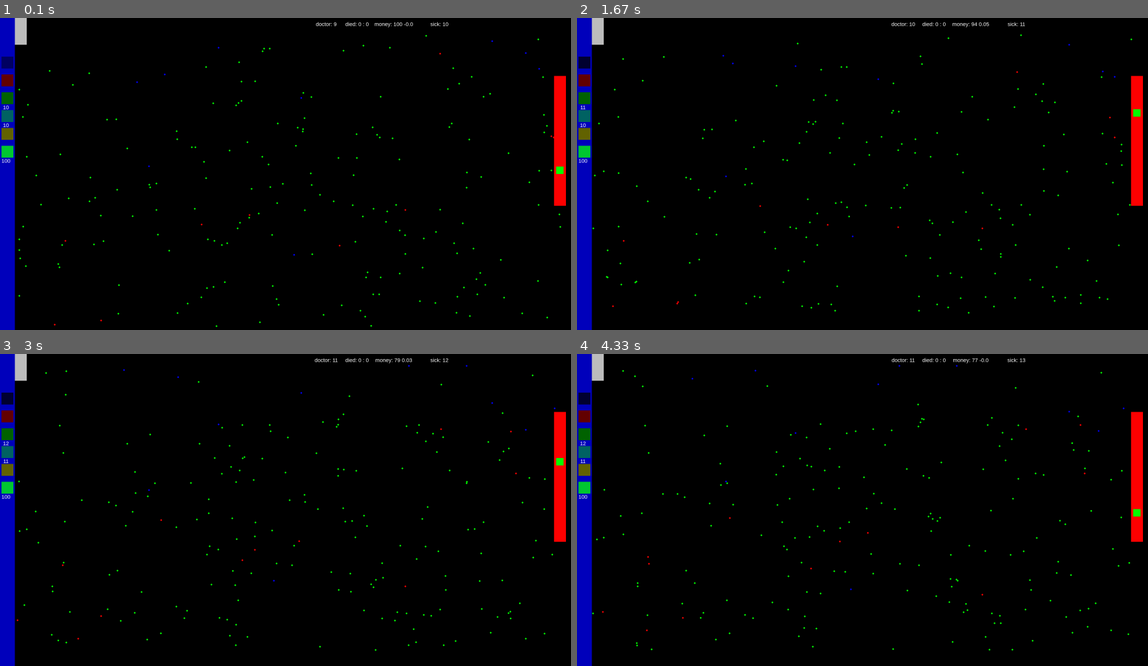
Above: before the commit, frames 1-4 (two rows, left to right).
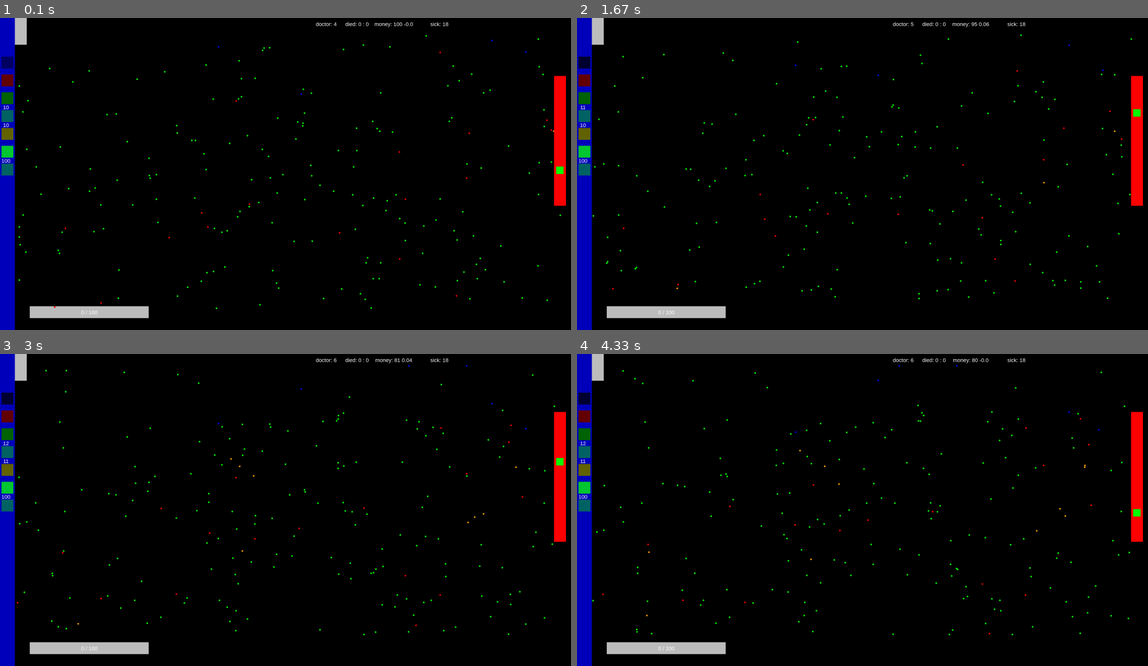
Above: after the commit, the same moments.

Repository: fleron19/PygameProject
Game: pygame game, started from main.py
Two runs of this game, one before a commit and one after it. Both use one fixed random seed, a clock stepped at 60 frames per second and the inputs below.
Inputs (mouse positions are in pixels of both pictures, inside the frame that each line leads up to):
- Up to frame 1 (0.1 s): no input
- Up to frame 2 (1.67 s): click "money: 100 -0.0" at 0.38 s; press the mouse at (1136, 170) at 0.7 s; move the mouse to (931, 139) at 0.8 s; release the mouse at (725, 111) at 0.93 s; press the mouse at (582, 61) at 1.03 s; move the mouse to (662, 92) at 1.13 s; release the mouse at (742, 124) at 1.27 s; press the mouse at (582, 99) at 1.37 s; move the mouse to (714, 192) at 1.47 s; release the mouse at (851, 286) at 1.6 s
- Up to frame 3 (3 s): press the mouse at (5, 435) at 1.7 s; move the mouse to (39, 466) at 1.8 s; release the mouse at (74, 500) at 1.93 s; press the mouse at (5, 450) at 2.03 s; move the mouse to (165, 541) at 2.13 s; release the mouse at (325, 628) at 2.27 s; press the mouse at (559, 447) at 2.37 s; move the mouse to (382, 453) at 2.47 s; release the mouse at (211, 460) at 2.6 s; press the mouse at (5, 488) at 2.7 s; move the mouse to (171, 475) at 2.8 s; release the mouse at (342, 466) at 2.93 s
- Up to frame 4 (4.33 s): press the mouse at (1136, 460) at 3.03 s; move the mouse to (913, 488) at 3.13 s; release the mouse at (691, 513) at 3.27 s; press the mouse at (582, 506) at 3.37 s; move the mouse to (754, 519) at 3.47 s; release the mouse at (931, 538) at 3.6 s; press the mouse at (582, 416) at 3.7 s; move the mouse to (691, 510) at 3.8 s; release the mouse at (799, 600) at 3.93 s; press the mouse at (1136, 460) at 4.03 s; move the mouse to (1028, 481) at 4.13 s; release the mouse at (919, 506) at 4.27 s

The runs differ from the first frame. In frame 1, 1.7% of the frame differs, in the area x 0-99%, y 1-100%; in frame 2, 1.8%, in the area x 0-98%, y 1-97%; in frame 3, 1.8%; in frame 4, 1.8%.

Commit message:
Добавлены звуки на кнопки, добавлена вакцина, добавлен иммунитет 3 после выздровления и вечный иммунитет после вакцины, добавлен рестарт игры при смерти 100 и более людей, исправлен баг с тем что люди спавнятся снизу экрана

Diff:
--- a/main.py
+++ b/main.py
@@ -3,7 +3,12 @@
 
 import pygame
 
+pygame.init()
+
 font_name = pygame.font.match_font('arial')
+
+button_sound = pygame.mixer.Sound('button_sound.mp3')
+error = pygame.mixer.Sound('error.mp3')
 
 
 def check_click(pos, lis):
@@ -13,12 +18,14 @@
 
 
 class virus():
-    def __init__(self, name, mortality, contagious, term, zona):
+    def __init__(self, name, mortality, contagious, term, zona, period, time_vac):
         self.name = name  # название вируса
         self.mortality = mortality  # летальность
         self.contagious = 100 / contagious  # заразность, шанс заражения
         self.term = term  # срок, после которого человек сам выздоравливает
         self.zona = zona  # зона вокруг заболевшего, в которой заражаются люди
+        self.period = period
+        self.time_vac = time_vac
 
 
 def draw_text(surf, text, size, x, y):
@@ -42,11 +49,14 @@
     def __init__(self, name, color=False, vel=False, pas=0):
         global v
         self.coord = [randrange(radius + 50, width - radius),
-                      randrange(radius + 50, height - radius)]  # задаём случайные начальные координаты
+                      randrange(radius + 50, height - radius - 60)]  # задаём случайные начальные координаты
         self.direction = 0
         self.rand_dir()  # задаём направление
         self.velocity = 0
         self.pas = pas
+        self.per = 0
+        self.vaccine = 0
+        self.time_vaccine = virus.time_vac + 1
         if pas == 3:
             self.coord[0] = 2300
             self.coord[1] = 50
@@ -55,11 +65,11 @@
         else:
             self.velocity = vel
         if not color:
-            a = randrange(20)
+            a = randrange(100)
             self.color = "GREEN"
-            if a == 1:
+            if 0 <= a <= 9:
                 self.color = "RED"
-            if a == 2:
+            if 11 <= a <= 13:
                 self.color = "BLUE"
         else:
             self.color = color
@@ -86,6 +96,10 @@
                     self.color = "RED"
                 if a == 2:
                     self.color = "BLUE"
+            self.per = 0
+            self.vaccine = 0
+            self.time_vaccine = virus.time_vac + 1
+            self.count = 0
             self.passenger = 3
 
         if self.passenger == 1:
@@ -108,13 +122,14 @@
                 self.direction[0] = -1
             if self.coord[1] + self.direction[1] * self.velocity / 1000 < radius + 50:
                 self.direction[1] = 1
-            elif self.coord[1] + self.direction[1] * self.velocity / 1000 > height - radius - 50:
+            elif self.coord[1] + self.direction[1] * self.velocity / 1000 > height - radius - 100:
                 self.direction[1] = -1
         self.coord[1] = self.coord[1] + self.direction[1] * self.velocity / 1000
         self.coord[0] = self.coord[0] + self.direction[0] * self.velocity / 1000
         self.renderman()
 
     def check_airport(self):
+        global money
         if airport[0] < self.coord[0] < airport[2] and airport[1] < self.coord[1] < airport[
             3] and self.passenger == 0 and border == 0:
             self.passenger = 1
@@ -122,27 +137,31 @@
                 (airport[1] + airport[3]) // 2 - 2 < self.coord[1] < (
                 airport[1] + airport[3]) // 2 + 2 and border == 0 and self.passenger == 1:
             self.passenger = 2
+            money += 5
 
     def rand_dir(self):  # функция, которая задаёт случайное направление
         self.xd, self.yd = randrange(-1, 2), randrange(-1, 2)
         self.direction = [self.xd, self.yd]
 
     def renderman(self):  # функция отрисовки
+        if self.vaccine == 1:
+            pygame.draw.circle(screen, "YELLOW", (self.coord[0], self.coord[1]), radius + 5, 2)
         pygame.draw.circle(screen, self.color, (self.coord[0], self.coord[1]), radius)
 
 
 if __name__ == '__main__':
-    virus = virus("простой вирус", 0.5, 50, 15, 1)
-    pygame.init()
+    virus = virus("простой вирус", 0.5, 50, 15, 1, 7, 5)
     slpress = False
     radius = 3
     buttons = [[5, 130, 45, 170, (0, 0, 100)], [5, 190, 45, 230, (100, 0, 0)],
                [5, 250, 45, 290, (0, 100, 0)], [5, 310, 45, 350, (0, 100, 100)],
-               [5, 370, 45, 410, (100, 100, 0)], [5, 430, 45, 470, (0, 200, 50)]]  # левый верхний угол, правый нижний
+               [5, 370, 45, 410, (100, 100, 0)], [5, 430, 45, 470, (0, 200, 50)],
+               [5, 490, 45, 530, (0, 200, 200)]]  # левый верхний угол, правый нижний
     more_buttons = [[55, 370, 95, 410, (100, 100, 0)], [55, 430, 95, 470, (100, 100, 0)],
                     [55, 500, 95, 540, (100, 100, 0)], [55, 560, 95, 600, (100, 100, 0)]]
     airport = [10, 0, 90, 90]  # левый верхний угол, правый нижний
     v = 200
+    vaccine_pr = 0
     doctor_vel = 0
     x = 1870
     fl = 0
@@ -164,22 +183,49 @@
     xcd = 0
     ycd = 0
     money = 100
+    clock = pygame.time.Clock()
     size = width, height = 1920, 1050
     screen = pygame.display.set_mode(size)
+    screen.fill((0, 0, 0))
+    pygame.display.update()
     pygame.display.set_caption("игра вирус")
     running = True
-    # img = pygame.image.load('interface.png')
+    people = [person(f"человек_{i}") for i in range(200)]
     h = [0, 0]
     fps = 100
-    screen.fill((0, 0, 0))
-    pygame.display.flip()
-    clock = pygame.time.Clock()
-    people = [person(f"человек_{i}") for i in range(200)]
-    pygame.display.update()
     while running:
+        if died >= 100:
+            v = 200
+            vaccine_pr = 0
+            doctor_vel = 0
+            x = 1870
+            fl = 0
+            border = 0
+            died = 0
+            hosp_set = False
+            open1 = 0
+            mask = 0
+            doctor = 0
+            doctor_vel_price = 10
+            doctor_price = 10
+            hospital_price = 100
+            hospitals = []
+            people = [person(f"человек_{i}") for i in range(200)]
+            sick = 0
+            hx = 0
+            hy = 0
+            money_change = 0
+            y = 500
+            xcd = 0
+            ycd = 0
+            money = 100
         screen.fill((0, 0, 0))
         doctor = 0
         sick = 0
+        if money >= 100 and vaccine_pr < 100:
+            buttons[6][4] = (0, 200, 200)
+        if vaccine_pr >= 100 or money < 100:
+            buttons[6][4] = (0, 100, 100)
         if hosp_set:
             pygame.draw.rect(screen, (0, 50, 100), (hx - 25, hy - 25, 50, 50))
         for event in pygame.event.get():
@@ -193,9 +239,11 @@
                 for q in hospitals:
                     print(str(q.x) + ' ' + str(h[0]))
                     if q.x < h[0] < q.x + q.width and q.y < h[1] < q.y + q.height:
+                        button_sound.play()
                         q.isOn = not q.isOn
                         print(q.isOn)
                 if hosp_set:
+                    button_sound.play()
                     slpress = False
                     hospitals.append(hospital(h[0] - 25, h[1] - 25, 50, 50))
                     hosp_set = False
@@ -208,29 +256,48 @@
                 if press == 0:
                     border = not border
                     buttons[0][4] = (0, 0, 100 - 50 * border)
+                    button_sound.play()
                 elif press == 2:
                     if money >= doctor_price:
+                        button_sound.play()
                         money -= doctor_price
                         people.append(person(f"человек_{len(people) + 1}", vel=v + doctor_vel, color="BLUE", pas=3))
                         doctor_price += 1
+                    else:
+                        error.play()
                 elif press == 3:
-                    if money >= doctor_price:
+                    if money >= doctor_vel_price:
+                        button_sound.play()
                         doctor_vel_price += 1
                         money -= doctor_vel_price
                         doctor_vel += 10
+                    else:
+                        error.play()
 
                 elif press == 5:
                     if money >= hospital_price:
+                        button_sound.play()
                         money -= hospital_price
                         hospital_price += 25
                         hosp_set = True
+                    else:
+                        error.play()
                 elif press == 4:
-                    open1 = (open1 + 1) % 2
+                    button_sound.play()
+                    open1 = not open1
                     buttons[4][4] = (100, 100 - 50 * open1, 0)
+                elif press == 6:
+                    if money >= 100:
+                        button_sound.play()
+                        vaccine_pr += 10
+                        money -= 100
+                    else:
+                        error.play()
                 if open1 == 1:
                     more_press = check_click(h, more_buttons)
                     if more_press == 0:
-                        mask = (mask + 1) % 2
+                        mask = not mask
+                        button_sound.play()
                         more_buttons[0][4] = (100, 100 - 50 * mask, 0)
 
             if event.type == pygame.MOUSEMOTION and slpress:
@@ -261,6 +328,7 @@
             else:
                 pygame.draw.rect(screen, (0, 10, 20), (q.x, q.y, q.width, q.height))
         pygame.draw.rect(screen, 'GRAY', (airport[0], airport[1], airport[2] - airport[0], airport[3] - airport[1]))
+        pygame.draw.rect(screen, 'GRAY', (100, 970, 400, 40))
         pygame.draw.rect(screen, (0, 0, 189), (0, 0, 50, 1050))
         # screen.blit(img,(0,0))
         for btn in buttons:
@@ -270,24 +338,51 @@
             man.velocity = v
             if man.color == "RED":
                 for hosp in hospitals:
-                    if hosp.x < man.coord[0] < hosp.x + hosp.width and hosp.y < man.coord[1] < hosp.y + hosp.height and hosp.isOn:
+                    if hosp.x < man.coord[0] < hosp.x + hosp.width and hosp.y < man.coord[
+                        1] < hosp.y + hosp.height and hosp.isOn:
+                        man.time_vaccine = 0
                         man.color = 'GREEN'
+                        if vaccine_pr == 100:
+                            man.vaccine = 1
                 sick += 1
                 man.count += 1
                 if randrange(fps * virus.term * 0.2) / virus.mortality >= fps * virus.term - man.count * 0.5:
                     people.remove(man)
                     died += 1
                 if man.count == fps * virus.term:
+                    man.time_vaccine = 0
                     man.color = "GREEN"
                     fl += 1
                 for elem in people:
-                    if elem.color == "GREEN":
+                    if elem.color == "GREEN" and elem.vaccine == 0:
                         dl = sqrt((man.coord[0] - elem.coord[0]) ** 2 + (man.coord[1] - elem.coord[1]) ** 2)
                         if radius * 2 + virus.zona >= dl:
                             a = randrange(100)
                             # print(round(a % virus.contagious) != 0, a, virus.contagious, a % virus.contagious)
                             if round(a % virus.contagious) != 0:
-                                elem.color = "RED"
+                                elem.color = "ORANGE"
+                                elem.per = 0
+                                #  elem.count = 0
+            if man.color == "ORANGE":
+                for hosp in hospitals:
+                    if hosp.x < man.coord[0] < hosp.x + hosp.width and hosp.y < man.coord[
+                        1] < hosp.y + hosp.height and hosp.isOn:
+                        man.color = 'GREEN'
+                        man.time_vaccine = 0
+                        if vaccine_pr == 100:
+                            man.vaccine = 1
+                man.per += 1 / fps
+                if man.per >= virus.period:
+                    man.color = "RED"
+                for elem in people:
+                    if elem.color == 'GREEN' and elem.vaccine == 0:
+                        dl = sqrt((man.coord[0] - elem.coord[0]) ** 2 + (man.coord[1] - elem.coord[1]) ** 2)
+                        if radius * 2 + virus.zona >= dl:
+                            a = randrange(100)
+                            # print(round(a % virus.contagious) != 0, a, virus.contagious, a % virus.contagious)
+                            if round(a % virus.contagious) != 0:
+                                elem.color = "ORANGE"
+                                elem.per = 0
                                 #  elem.count = 0
             if man.color == "BLUE":
                 doctor += 1
@@ -295,11 +390,24 @@
                 for elem in people:
                     if elem.color == "RED":
                         dl = sqrt((man.coord[0] - elem.coord[0]) ** 2 + (man.coord[1] - elem.coord[1]) ** 2)
+
                         if radius * 2 >= dl:
-                            elem.color = "GREEN"
+                            if vaccine_pr == 100:
+                                elem.vaccine = 1
+                                elem.color = "GREEN"
+                                elem.time_vaccine = 0
+                            else:
+                                vaccine_pr += 1
+                                elem.color = "GREEN"
+            else:
+                if man.time_vaccine <= virus.time_vac:
+                    man.time_vaccine += 1 / fps
+            if man.time_vaccine < virus.time_vac and man.color == 'GREEN':
+                man.vaccine = 1
+            if man.time_vaccine >= virus.time_vac and vaccine_pr < 100:
+                man.vaccine = 0
         money_change = (len(people) - doctor - sick) / fps * v / 10000
         money_change -= ((len(people)) / fps / 50)
-        money_change -= border * 0.01
         for h in hospitals:
             if h.isOn:
                 money_change -= 0.01
@@ -310,6 +418,8 @@
             draw_text(screen, 'шанс заражения -25%', 15, 160, 390)
             for btn in more_buttons:
                 pygame.draw.rect(screen, btn[4], (btn[0], btn[1], btn[2] - btn[0], btn[3] - btn[1]))
+        if vaccine_pr > 100:
+            vaccine_pr = 100
         draw_text(screen, 'sick: ' + str(sick), 18, round(width / 1.3), 10)
         draw_text(screen, 'died: ' + str(died) + ' : ' + str(fl), 18, round(width / 1.6), 10)
         draw_text(screen, 'money: ' + str(round(money)) + ' ' + str(money_change)[:4], 18, round(width / 1.45), 10)
@@ -317,9 +427,10 @@
         draw_text(screen, str(doctor_price), 18, 20, 290)
         draw_text(screen, str(doctor_vel_price), 18, 20, 350)
         draw_text(screen, str(hospital_price), 18, 20, 470)
+        pygame.draw.rect(screen, (0, 200, 200), (100, 970, vaccine_pr * 4, 40))
         pygame.draw.rect(screen, 'RED', (1863, 195, 40, 437))
         pygame.draw.rect(screen, 'GREEN', (x, y, 25, 25))
-        pygame.display.flip()
+        draw_text(screen, str(vaccine_pr) + ' / 100', 18, 300, 980)
         pygame.display.update()
         clock.tick(fps)
 pygame.quit()
Not shown, added: button_sound.mp3
Not shown, added: error.mp3
